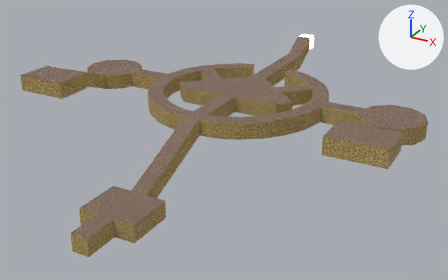
Renders of the OBJ model data/tomb.obj from each side of a commit.
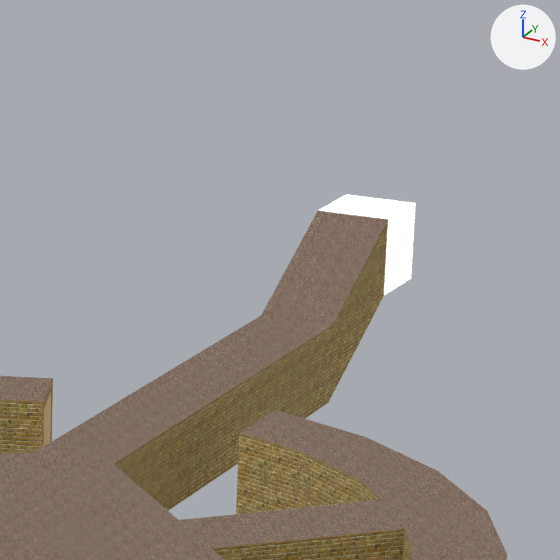
The first picture shows the older version from a camera (50 mm lens) standing at (45.3, -104.8, 36.5) and looking at (0.0, -22.5, -4.7). The close-ups show both versions on the part from 55% to 75% of the width and 1% to 34% of the height of that picture; other places that the commit changed are outside them. Lighting does not change. The marker at upper right points along +X, +Y and +Z. Where no turn or scale is listed for an object, it has been applied to the vertices. Vertices at the same position are counted once.

The first close-up shows 'SketchUp.001_ID18', 'SketchUp.006_ID73', 'SketchUp.008_ID93', 'SketchUp.023_ID263', 'SketchUp.024_ID278', 'SketchUp_ID3'.
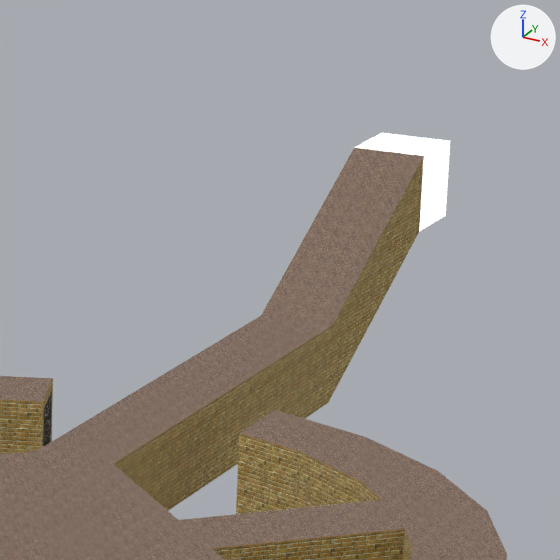
Where the change shows, as pixel boxes [x1, y1, x2, y2] in the close-ups (560 x 560 px; the box of a moved part takes in the faces that stretch with it):
'SketchUp.001_ID18', reshaped
    before: [0, 210, 507, 560]
    after: [0, 148, 507, 560]
'SketchUp_ID3', reshaped
    before: [0, 221, 507, 560]
    after: [0, 156, 507, 560]
'SketchUp.006_ID73', deleted
    before: [319, 194, 416, 295]
'SketchUp.007_ID88', added
    after: [354, 133, 450, 232]
'SketchUp.024_ID278', surface changed (brown to black)
    both: [43, 391, 52, 447]
'SketchUp.023_ID263', surface changed (brown to black)
    both: [43, 393, 51, 447]
part 1 of me_sketchup_001_id18, moved or reshaped
    before: [262, 210, 388, 325]
    after: [262, 148, 423, 325]
part 2 of me_sketchup_023_id263, deleted
    before: [43, 393, 51, 447]
part 4 of me_sketchup_id3, moved or reshaped
    before: [328, 221, 388, 403]
    after: [328, 156, 424, 403]

What changed in the scene script:
```text
Change me_sketchup_001_id18:
    where me_sketchup_001_id18.from_pydata(...)  # 126 vertices, 128 faces; spans x -30.9..30.9, y -58.1..11.0, z -3.4..5.6
    used by ob_sketchup_001_id18; location = (0.0, 0.0, 0.0)
    me_sketchup_001_id18 part 1
    me_sketchup_001_id18.vertices[110].co: (-1.2, 11.0, 5.1) -> (-1.2, 14.0, 6.6)  # pixel (317, 210) -> pixel (354, 147)
    me_sketchup_001_id18.vertices[111].co: (1.2, 11.0, 5.1) -> (1.2, 14.0, 6.6)  # pixel (388, 219) -> pixel (423, 155)
Change me_sketchup_023_id263:
    used by ob_sketchup_023_id263; location = (0.0, 0.0, 0.0)
    remove me_sketchup_023_id263.from_pydata(...)  # 4 vertices, 2 faces; spans x -3.99..-3.33, y -5.3..-3.42, z 0.3..2.3
    remove me_sketchup_023_id263.materials.append(mat_wax_01)  # picture img_wax_01_jpg
    add me_sketchup_023_id263.from_pydata(...)  # 32 vertices, 46 faces; spans x -0.2..0.2, y -49.79..-49.39, z -5.35..-5.2
    me_sketchup_023_id263 part 2: 4 vertices removed from x -3.99..-3.33, y -5.3..-3.42, z 0.3..2.3
    me_sketchup_023_id263 part 3: the surface is now shaded smooth
    add me_sketchup_023_id263.materials.append(mat_metal_silver)  # picture img_metal_silver_jpg
Change me_sketchup_id3:
    where me_sketchup_id3.from_pydata(...)  # 208 vertices, 212 faces; spans x -30.9..30.9, y -58.1..11.0, z -6.0..5.6
    used by ob_sketchup_id3; location = (0.0, 0.0, 0.0)
    before: 102 (1.2, 11.0, 5.1) at pixel (388, 219), 103 (1.2, 11.0, 2.5) at pixel (383, 295), 206 (-1.2, 11.0, 2.5), 207 (-1.2, 11.0, 5.1) at pixel (317, 210)
    me_sketchup_id3 part 4
    add for i in [102, 103, 206, 207]: me_sketchup_id3.vertices[i].co += Vector((0.0, 3.0, 1.5))
Add me_sketchup_007_id88:
    me_sketchup_007_id88.from_pydata([(-1.25, 14.0, 6.6), (-1.25, 16.5, 4.0), (-1.25, 16.5, 6.6), (-1.25, 14.0, 4.0), (1.25, 16.5, 6.6), (1.25, 14.0, 6.6), (1.25, 14.0, 4.0), (1.25, 16.5, 4.0)], [], [(0, 1, 2), (1, 0, 3), (0, 4, 5), (4, 0, 2), (1, 6, 7), (6, 1, 3), (4, 1, 7), (1, 4, 2), (6, 4, 7), (4, 6, 5)])
    me_sketchup_007_id88.materials.append(mat_material_5)  # white #ffffff
Remove ob_sketchup_006_id73:
    ob_sketchup_006_id73 = bpy.data.objects.new('SketchUp.006_ID73', me_sketchup_006_id73)
    ob_sketchup_006_id73.location = (0.0, 0.0, 0.0)
Add ob_sketchup_007_id88:
    ob_sketchup_007_id88 = bpy.data.objects.new('SketchUp.007_ID88', me_sketchup_007_id88)
    ob_sketchup_007_id88.location = (0.0, 0.0, 0.0)
```
